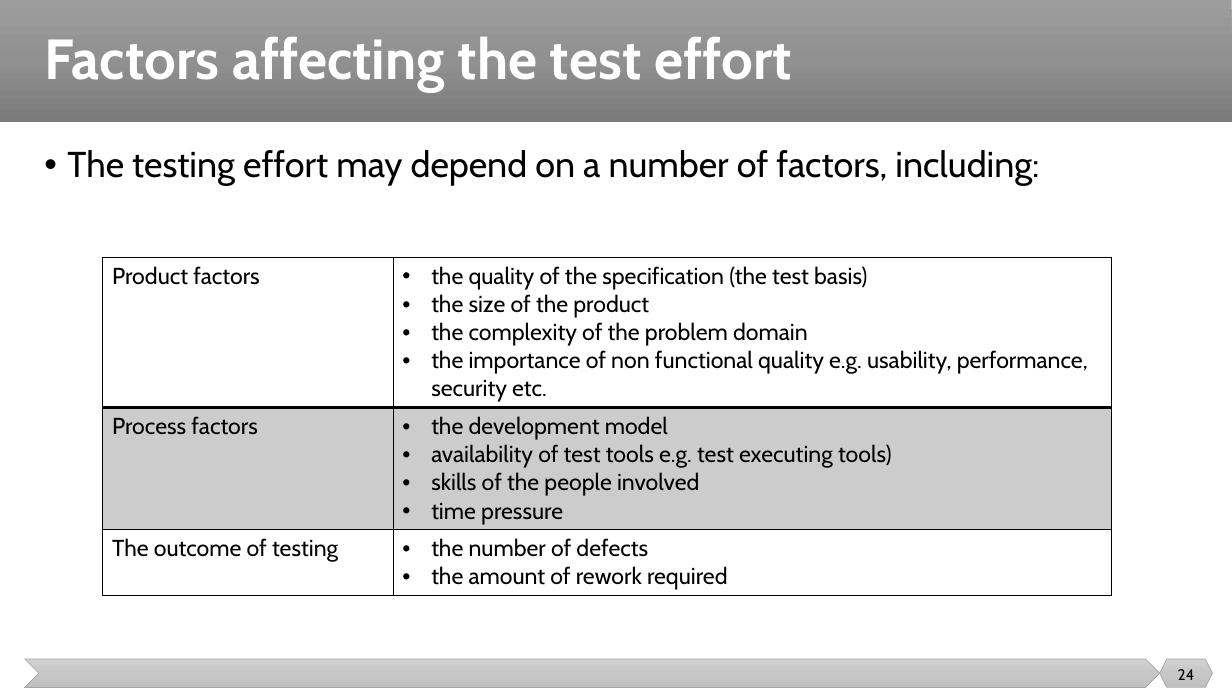
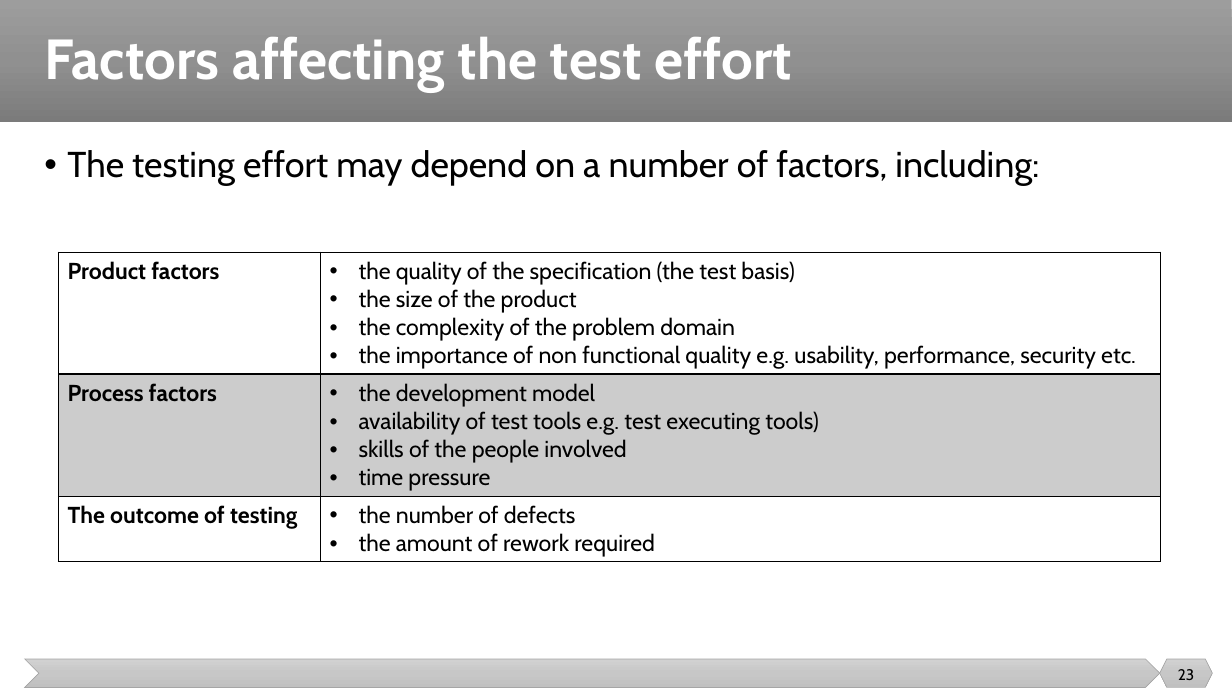
Before and after one commit to malenezi/malenezi, a slide deck: slide 23 of SE401/Lectures/5-Test Management/Test Management.pptx (slide 24 before the commit). Drawn at 1232x693 pixels with LibreOffice and Linux fonts; fonts in the diff are those of the drawing. Boxes give left, top, right and bottom in pixels: in the first picture for what was removed or moved away, otherwise in the second. Text is boxed around its words. In the diff, an @@ line names an element or a change of style, - is before the commit and + after.

```diff
--- a/SE401/Lectures/5-Test Management/Test Management.pptx
+++ b/SE401/Lectures/5-Test Management/Test Management.pptx
@@ table at [58, 252, 1161, 561] @@
@@ bold on in "Product factors", "Process factors", "The outcome of testing" @@
@@ table: place and size @@
-table at [103, 257, 1111, 594]
+table at [58, 252, 1161, 561]
@@ page number at [1178, 669, 1194, 680]: text changed @@
-24
+23
```
Also in this commit, not shown: 6 other slides changed, 1 slide removed, 1 other file.
